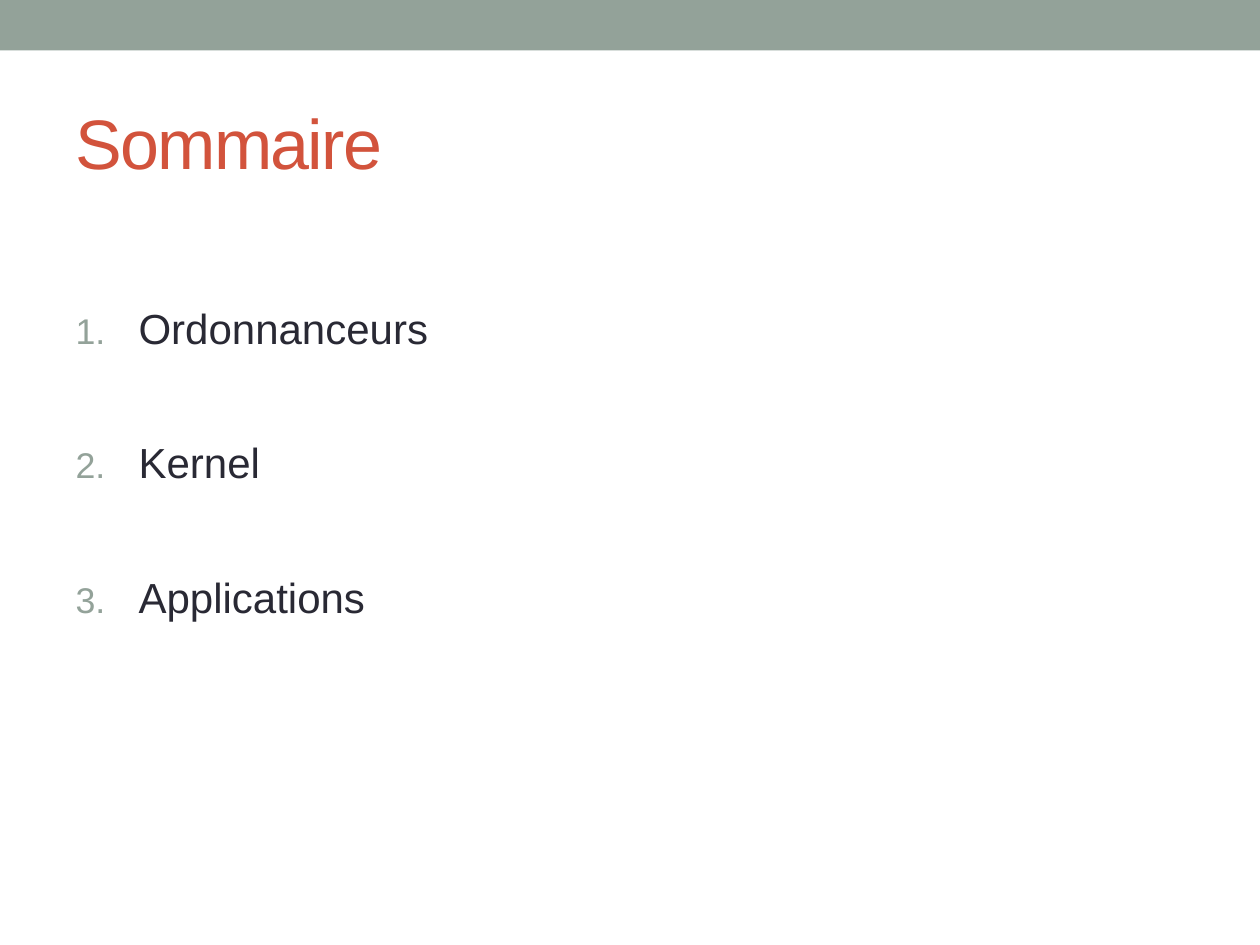
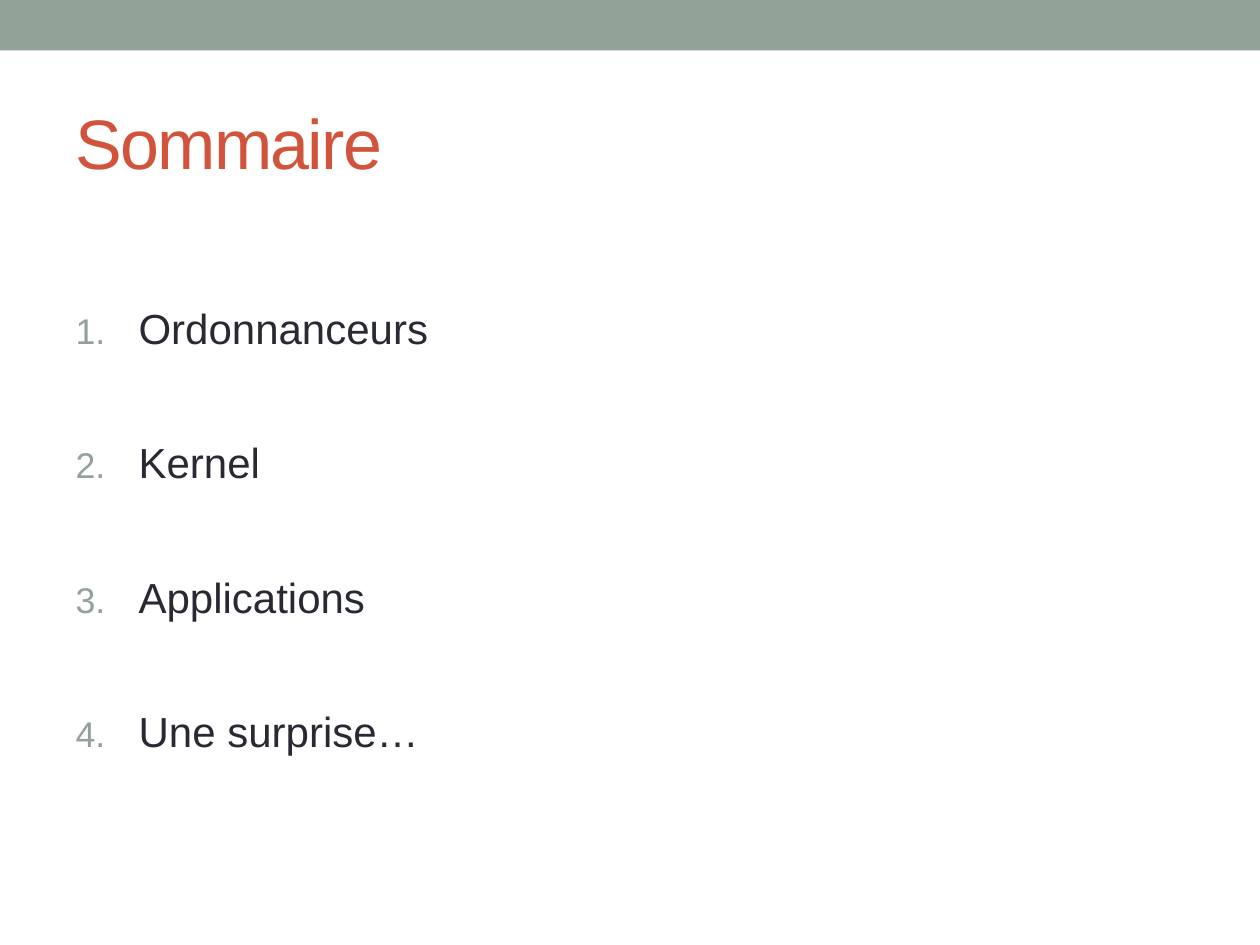
Before and after one commit to INSA-4IF-H4404-2013-2014/RaspiKernel, a slide deck: slide 2 of ppt/presentation.pptx. Drawn at 1260x945 pixels with LibreOffice and Linux fonts; fonts in the diff are those of the drawing. Boxes give left, top, right and bottom in pixels: in the first picture for what was removed or moved away, otherwise in the second. Text is boxed around its words. In the diff, an @@ line names an element or a change of style, - is before the commit and + after.

```diff
--- a/ppt/presentation.pptx
+++ b/ppt/presentation.pptx
@@ text at [139, 716, 418, 756]: paragraph added @@
+4. Une surprise…
```
Also in this commit, not shown: 4 other slides changed.
